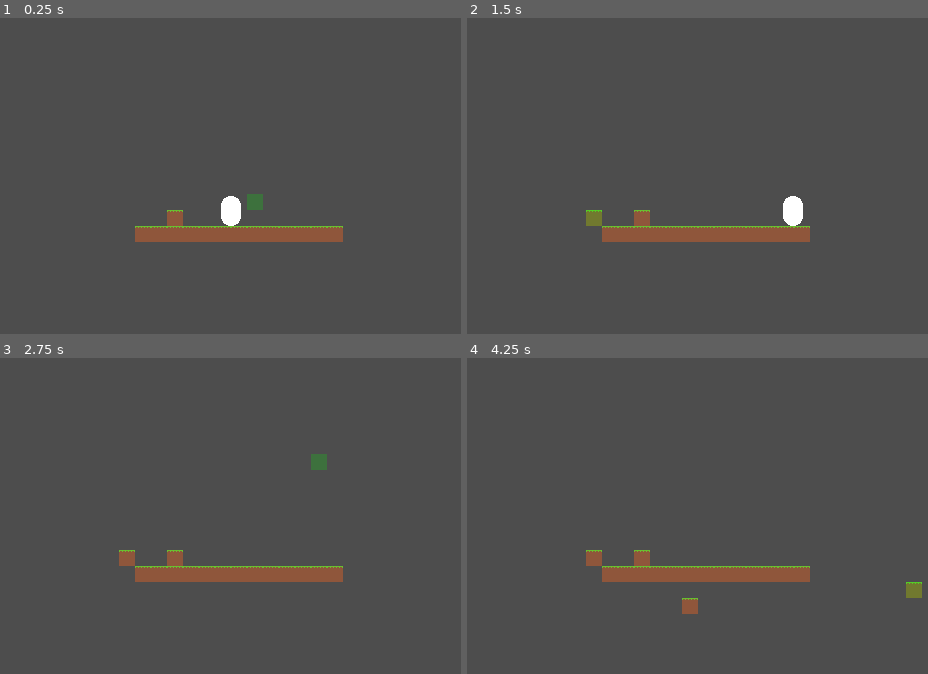
Above: before the commit, frames 1-4 (two rows, left to right).
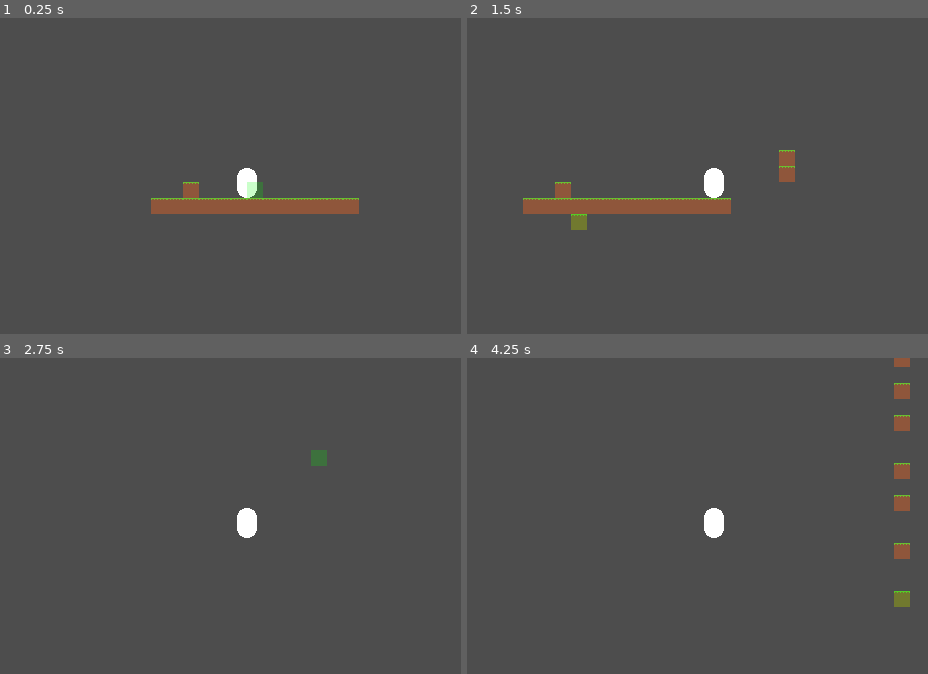
Above: after the commit, the same moments.

Repository: GriffinRio/Game-likeJam10
Game: Godot game, scene res://main.tscn
The game is run twice, just before and just after one commit, with the same random seed, the same clock (stepped at 60 frames per second) and the same inputs.
Inputs (mouse positions are in pixels of both pictures, inside the frame that each line leads up to):
- Up to frame 1 (0.25 s): no input
- Up to frame 2 (1.5 s): tap Enter at 0.5 s; move the mouse to (854, 179) at 0.52 s; press the mouse at (854, 179) at 0.53 s; hold D (Move_Right) from 0.53 s (still down); tap W (Jump) at 0.77, 1.07 s; right-click (854, 179) at 0.8 s; move the mouse to (586, 217) at 1.27 s; release the mouse at (586, 217) at 1.28 s; right-click (586, 217) at 1.35 s
- Up to frame 3 (2.75 s): tap W (Jump) at 1.52, 1.55, 1.82 s; move the mouse to (308, 459) at 2.02 s; release D (Move_Right) at 2.03 s; hold A (Move_Left) from 2.03 s (still down); hold W (Jump) from 2.03 s (still down); click (308, 459) at 2.3 s
- Up to frame 4 (4.25 s): move the mouse to (683, 610) at 2.77 s; release A (Move_Left) at 2.78 s; release W (Jump) at 2.78 s; hold D (Move_Right) from 2.78 s (still down); click (683, 610) at 2.85 s; tap W (Jump) at 3.02, 3.32, 3.77, 3.8, 4.07 s; right-click (683, 610) at 3.05 s; move the mouse to (904, 591) at 3.52 s; hold Right mouse button (Place) from 3.53 s (still down)

The runs differ from the first frame. In frame 1, 5.4% of the frame differs, in the area x 29-78%, y 47-71%; in frame 2, 6.2%, in the area x 12-75%, y 41-71%; in frame 3, 3.1%; in frame 4, 4.5%.

Commit message:
player can hold jump

Diff:
--- a/gameLikeJam10/Characters/player.gd
+++ b/gameLikeJam10/Characters/player.gd
@@ -2,6 +2,16 @@
 
 const SPEED = 100.0
 const JUMP_VELOCITY = -200.0
+signal place_block(mouse_position, block)
+signal destroy_block(mouse_position)
+
+func _process(delta: float) -> void:
+	var mouse_position = get_local_mouse_position()
+	if(Input.is_action_pressed("Place")):
+		place_block.emit(mouse_position, 1)
+	elif(Input.is_action_pressed("Destroy")):
+		destroy_block.emit(mouse_position)
+
 
 func _physics_process(delta: float) -> void:
 	# Add the gravity.
@@ -9,7 +19,7 @@
 		velocity += get_gravity() * delta
 
 	# Handle jump.
-	if Input.is_action_just_pressed("Jump") and is_on_floor():
+	if Input.is_action_pressed("Jump") and is_on_floor():
 		velocity.y = JUMP_VELOCITY
 
 	# Get the input direction and handle the movement/deceleration.
--- a/gameLikeJam10/Characters/player.tscn
+++ b/gameLikeJam10/Characters/player.tscn
@@ -19,3 +19,5 @@
 [node name="MeshInstance2D" type="MeshInstance2D" parent="." unique_id=326610712]
 position = Vector2(0, -15)
 mesh = SubResource("CapsuleMesh_4flbx")
+
+[node name="Camera2D" type="Camera2D" parent="." unique_id=1141743126]
